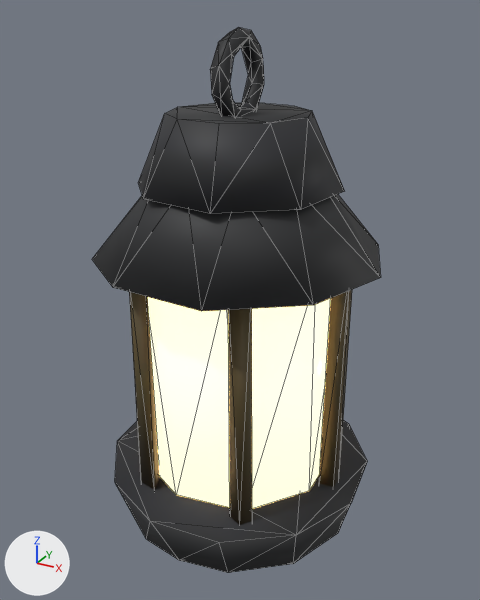
Before and after pictures for a commit that changed the glTF model public/assets/models/ship_lantern_far.glb.
Camera for both pictures: a 50 mm lens placed at (0.403, -0.732, 0.031), pointed at (0.003, -0.004, -0.333). Every picture has the same lights, and +X, +Y and +Z are marked at lower left. The older version comes first. Mesh edges are drawn as thin lines. Vertices at exactly the same position are counted once.

The first picture shows 'glass', 'ship_lantern_body'.
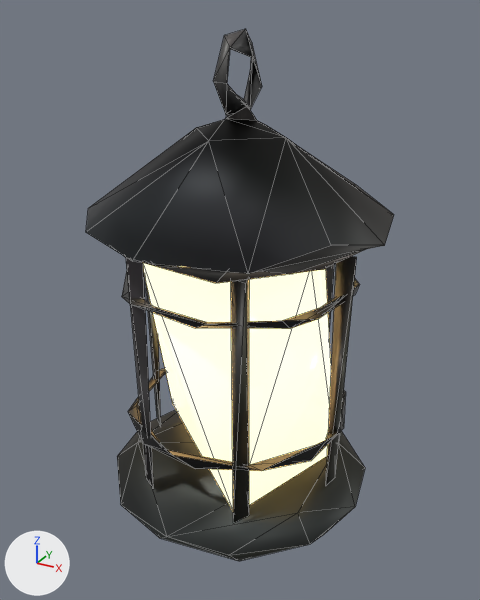
Where the change shows, as pixel boxes (x1, y1, x2, y2) in the pictures (480 x 600 px):
'ship_lantern_body', reshaped (7% wider): before (92, 27, 381, 573); after (86, 29, 394, 561)
'glass', reshaped: before (147, 297, 331, 509); after (143, 263, 331, 511)
part 1 of me_hook, rebuilt: before (210, 27, 264, 116); after (213, 29, 262, 114)
part 2 of me_hook, rebuilt: before (115, 420, 367, 573); after (117, 410, 365, 561)
part 3 of me_hook, rebuilt: before (92, 194, 381, 311); after (86, 105, 394, 274)
part 4 of me_hook, rebuilt (not visible before): after (145, 279, 161, 426)
part 5 of me_hook, rebuilt: before (319, 290, 352, 487); after (326, 256, 357, 485)
part 6 of me_hook, rebuilt (not visible before): after (326, 265, 334, 330)
part 7 of me_hook, rebuilt: before (228, 309, 252, 525); after (231, 279, 250, 523)
part 8 of me_hook, rebuilt: before (129, 292, 160, 490); after (126, 258, 154, 489)
part 9 of me_hook, added: after (122, 271, 360, 329)
part 10 of me_hook, added: after (124, 249, 366, 283)
part 11 of me_hook, added: after (128, 368, 346, 471)
part 12 of me_hook, deleted: before (138, 103, 345, 214)

Diff of the bpy script that builds the scene:
```diff
--- a/public/assets/models/ship_lantern_far.glb.py
+++ b/public/assets/models/ship_lantern_far.glb.py
@@ mat_pbr_ship_hardware @@
+mat_pbr_ship_hardware = bpy.data.materials.new('PBR_ship_hardware')
+# uses the picture img_ship_hardware_basecolor
+# uses the picture img_ship_hardware_normal
+# uses the picture img_ship_hardware_orm
@@ me_hook @@
-me_hook.from_pydata(...)  # 154 vertices, 272 faces; spans x -0.193..0.193, y -0.189..0.189, z -0.655..0.011
-me_hook.materials.append(mat_atlas_ship_lantern)
+me_hook.from_pydata(...)  # 162 vertices, 292 faces; spans x -0.198..0.2, y -0.2..0.2, z -0.657..0.009
+# me_hook part 1: the loose piece of 46 vertices spanning x -0.011..0.012, y -0.054..0.056, z -0.101..0.011 is rebuilt with 14 vertices and now spans x -0.008..0.009, y -0.048..0.046, z -0.085..0.009, in mat_pbr_ship_hardware
+# me_hook part 2: the loose piece of 25 vertices spanning x -0.189..0.189, y -0.189..0.189, z -0.655..-0.585 is rebuilt with 24 vertices and now spans x -0.19..0.19, y -0.189..0.19, z -0.657..-0.583, in mat_pbr_ship_hardware
+# me_hook part 3: the loose piece of 20 vertices spanning x -0.193..0.193, y -0.186..0.186, z -0.265..-0.155 is rebuilt with 22 vertices and now spans x -0.198..0.2, y -0.2..0.2, z -0.23..-0.075, in mat_pbr_ship_hardware
+# me_hook part 4: the loose piece of 8 vertices spanning x -0.157..-0.135, y -0.012..0.012, z -0.59..-0.25 is rebuilt with 4 vertices and now spans x -0.161..-0.136, y -0.008..0.008, z -0.585..-0.242, in mat_pbr_ship_hardware
+# me_hook part 5: the loose piece of 8 vertices spanning x 0.135..0.157, y -0.012..0.012, z -0.59..-0.25 is rebuilt with 4 vertices and now spans x 0.136..0.161, y -0.013..0.011, z -0.585..-0.242, in mat_pbr_ship_hardware
+# me_hook part 6: the loose piece of 7 vertices spanning x 0.058..0.088, y 0.11..0.139, z -0.59..-0.25 is rebuilt with 4 vertices and now spans x 0.062..0.087, y 0.121..0.135, z -0.585..-0.242, in mat_pbr_ship_hardware
+# me_hook part 7: the loose piece of 7 vertices spanning x 0.058..0.088, y -0.139..-0.11, z -0.59..-0.25 is rebuilt with 5 vertices and now spans x 0.062..0.083, y -0.14..-0.116, z -0.585..-0.242, in mat_pbr_ship_hardware
+# me_hook part 8: the loose piece of 7 vertices spanning x -0.088..-0.058, y -0.139..-0.11, z -0.59..-0.25 is rebuilt with 4 vertices and now spans x -0.087..-0.062, y -0.135..-0.121, z -0.585..-0.242, in mat_pbr_ship_hardware
+# me_hook part 9: a new loose piece of 28 vertices spanning x -0.154..0.154, y -0.154..0.154, z -0.305..-0.294, in mat_pbr_ship_hardware
+# me_hook part 10: a new loose piece of 24 vertices spanning x -0.177..0.177, y -0.177..0.177, z -0.241..-0.224, in mat_pbr_ship_hardware
+# me_hook part 11: a new loose piece of 24 vertices spanning x -0.156..0.156, y -0.156..0.156, z -0.505..-0.495, in mat_pbr_ship_hardware
+# me_hook part 12: the loose piece of 19 vertices spanning x -0.129..0.129, y -0.129..0.13, z -0.175..-0.085 is deleted
+# other edits to the shape of me_hook do not show in these pictures
+me_hook.materials.append(mat_pbr_ship_hardware)
@@ me_glass @@
-me_glass.from_pydata(...)  # 18 vertices, 32 faces; spans x -0.131..0.131, y -0.135..0.135, z -0.58..-0.26
+me_glass.from_pydata(...)  # 7 vertices, 10 faces; spans x -0.158..0.13, y -0.13..0.13, z -0.58..-0.24
+# me_glass part 13: the whole mesh is rebuilt
 me_glass.materials.append(mat_glass_flame_001)
```
